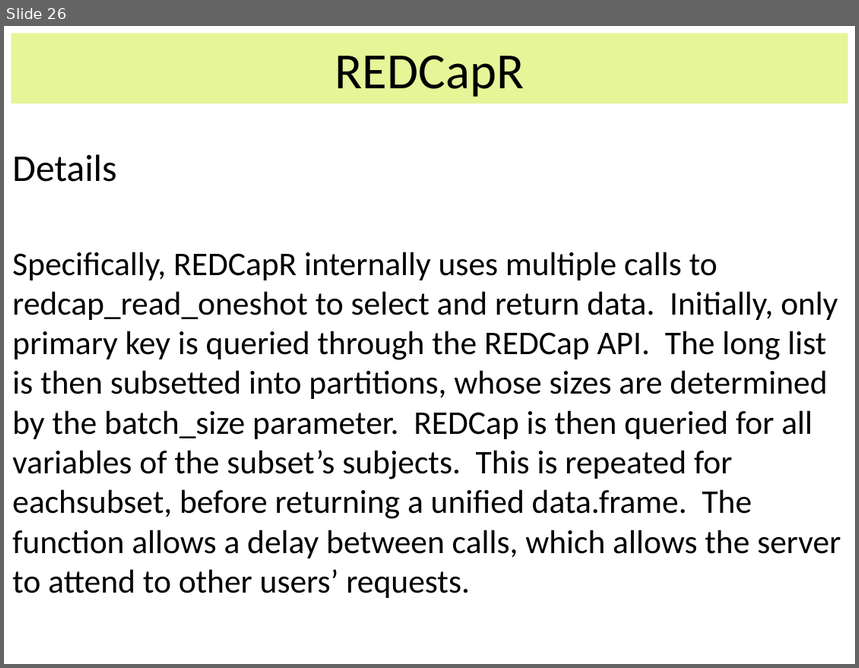
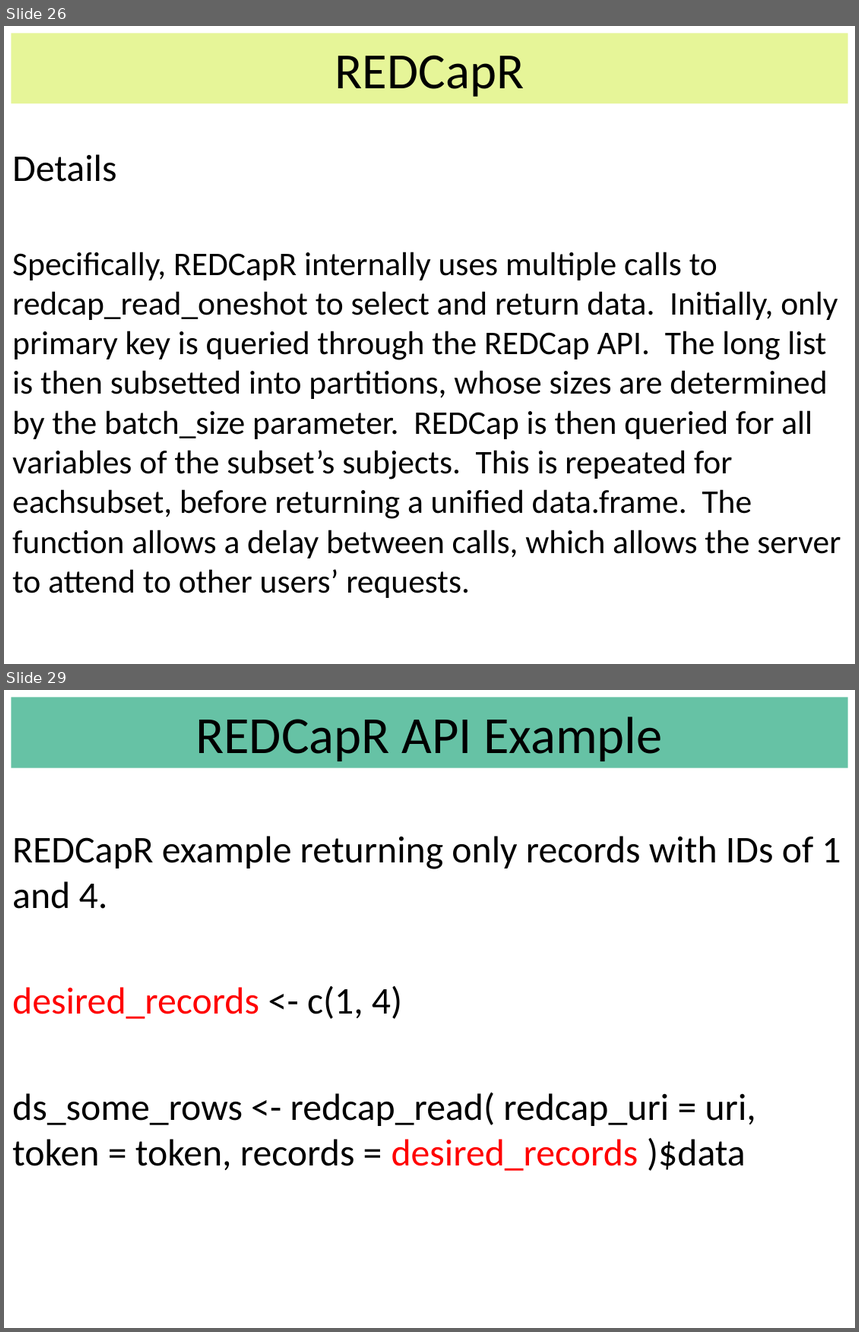
Before and after one commit to OuhscBbmc/RedcapExamplesAndPatterns, a slide deck: Publications/Presentation2014-04-07-MIECHV Paper Discussion/REDCapR.pptx. Shown one above the other, each under a label of ours: slide 26 before the commit, slides 26 and 29 after it; the slides between them are not shown. The pictures are 859x668 and 859x1332 pixels, drawn with LibreOffice and Linux fonts; fonts in the diff are those of the drawing. Boxes give left, top, right and bottom in pixels: in the first picture for what was removed or moved away, otherwise in the second. Text is boxed around its words. In the diff, an @@ line names an element or a change of style, - is before the commit and + after.

```diff
--- a/Publications/Presentation2014-04-07-MIECHV Paper Discussion/REDCapR.pptx
+++ b/Publications/Presentation2014-04-07-MIECHV Paper Discussion/REDCapR.pptx
@@ slide 29 added at [4, 690, 855, 1328], background #FFFFFF @@
@@ title added at [11, 697, 848, 768], fill #66C2A5, 44.1 pt, text #000000 @@
+REDCapR API Example
@@ text added at [12, 836, 841, 1171], 32 pt, text #000000 @@
+REDCapR example returning only records with IDs of 1 and 4.
+desired_records <- c(1, 4)
+ds_some_rows <- redcap_read( redcap_uri = uri, token = token, records = desired_records )$data
```
Also in this commit, not shown: 16 slides changed, 2 other slides added.
